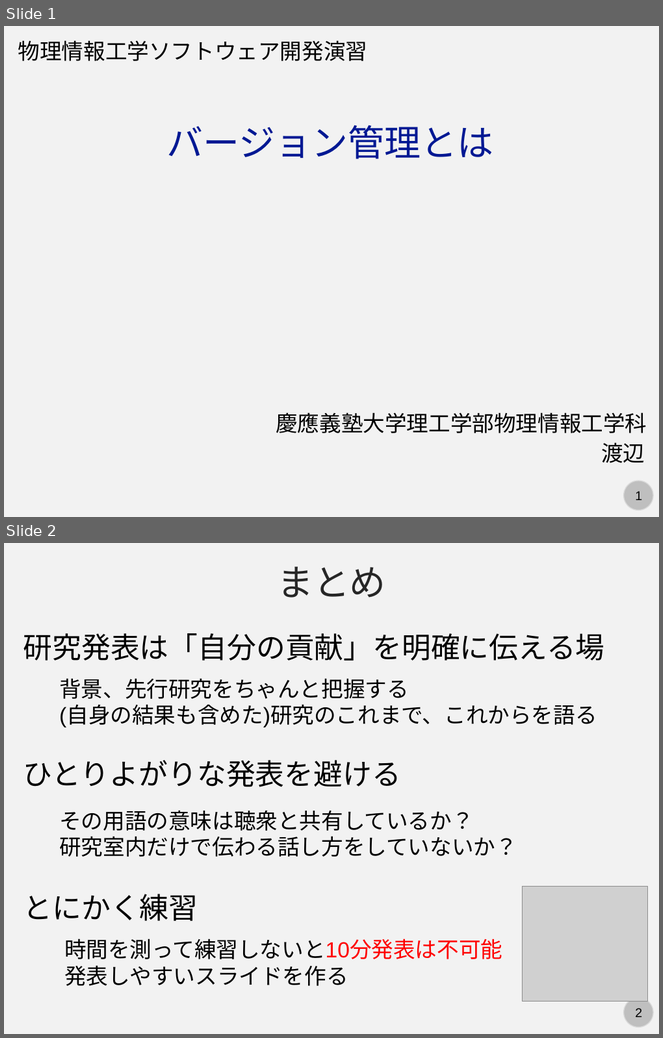
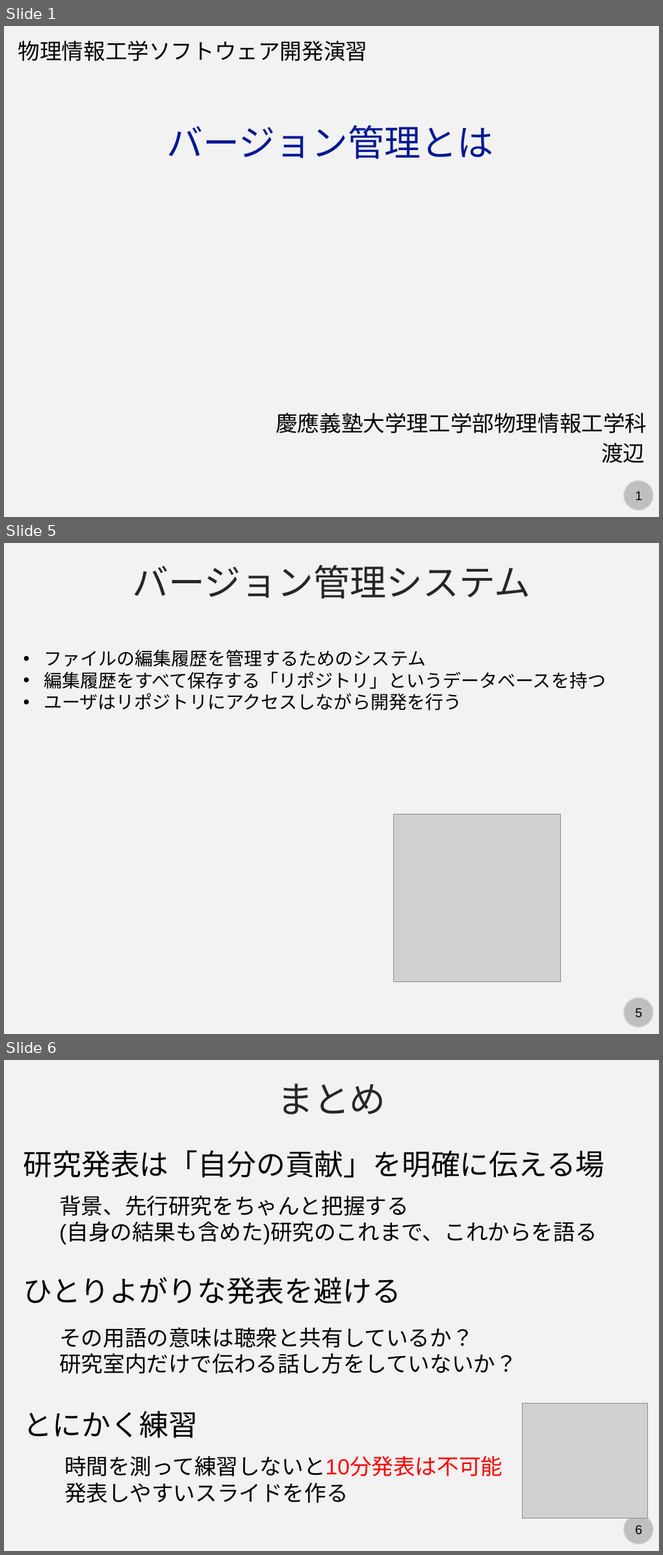
Before and after one commit to kaityo256/github, a slide deck: vcs/fig/slide.pptx. Shown one above the other, each under a label of ours: slides 1 and 2 before the commit, slides 1, 5 and 6 after it; the slides between them are not shown. The pictures are 663x1038 and 663x1555 pixels, drawn with LibreOffice and Linux fonts; fonts in the diff are those of the drawing; grey boxes stand for pictures. Boxes give left, top, right and bottom in pixels: in the first picture for what was removed or moved away, otherwise in the second. Text is boxed around its words. In the diff, an @@ line names an element or a change of style, - is before the commit and + after.

```diff
--- a/vcs/fig/slide.pptx
+++ b/vcs/fig/slide.pptx
@@ slide 5 added at (4, 543, 659, 1034), background #F2F2F2; not listed: 2 template elements that a slide beside it also shows @@
@@ text added at (133, 565, 531, 599), 40 pt, text #262626 @@
+バージョン管理システム
@@ text added at (44, 650, 606, 711), 20 pt, text #000000 @@
+• ファイルの編集履歴を管理するためのシステム
+• 編集履歴をすべて保存する「リポジトリ」というデータベースを持つ
+• ユーザはリポジトリにアクセスしながら開発を行う
@@ picture added at (393, 814, 561, 982) @@
@@ what was slide 2 is now slide 6 @@
@@ page number at (635, 1525, 642, 1534): text changed @@
-2
+6
```
Also in this commit, not shown: 3 other slides added.
